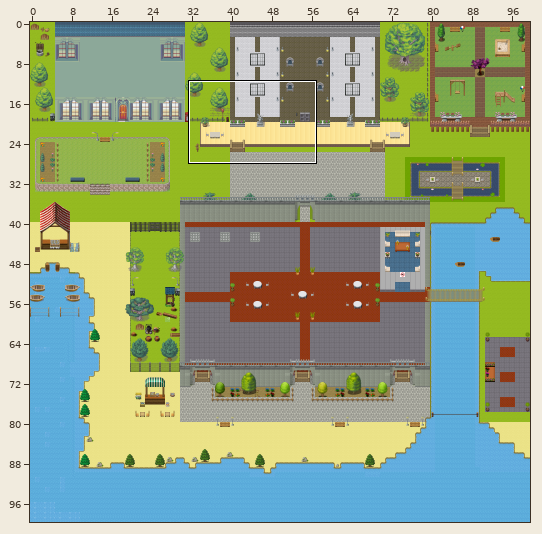
Level history. Tiled map (JSON): a.tmj. The picture above shows the old version from afar; the outline marks the close-up.
Close-up. The starting point:
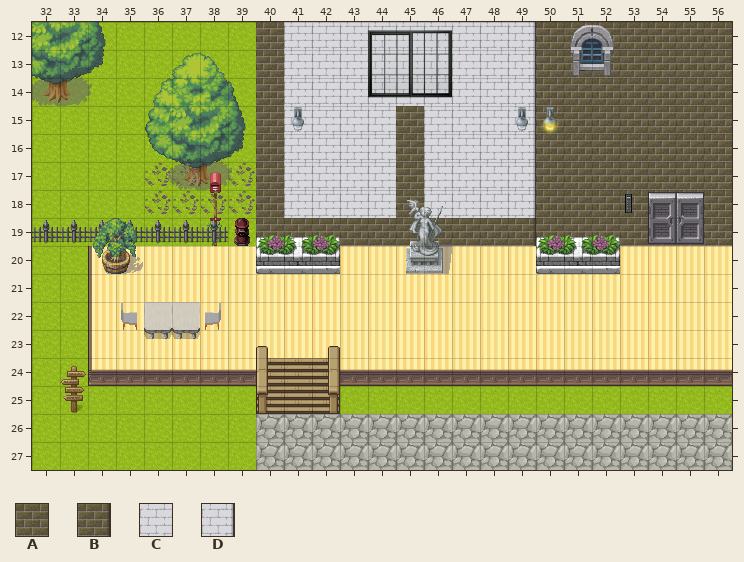
Cells are 32x32 px. Shown: x 32..56, y 12..27. The commit also changed other parts of the map, which this record leaves out.
Key: from "Chunk 2": A 189, B 190, C 191, D 192.
_ is an empty cell, # one hidden under a higher layer.
Layers that did not change in this view are not listed.
Layer "bulding/building" before, first column x 32:
12 ________ACCCCCCCCDAAAAAAA
13 ________ACCCCCCCCDAAAAAAA
14 ________ACCCCCCCCDAAAAAAA
15 ________ACCCCACCCDAAAAAAA
16 ________ACCCCACCCDAAAAAAA
17 ________ACCCCACCCDAAAAAAA
18 ________ACCCCACCCDAAAAAAA
19 ________AAAAAAAAABAAAAAAA
20 __##_____________________
21 _________________________
22 _________________________
23 _________________________
24 _________________________
25 _________________________
26 _________________________
27 _________________________
New version:
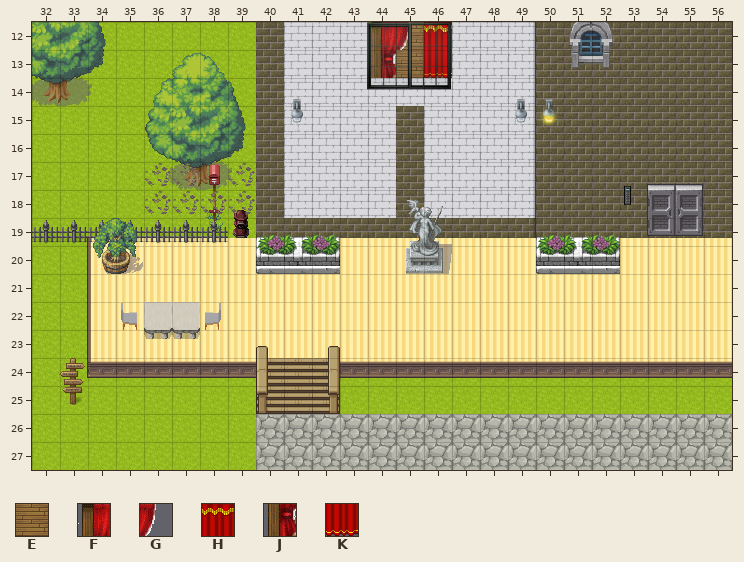
Further tiles: from "Chunk 2": E 177, F 194, G 195, H 196, J 203, K 204.
Edits made:
Changed rows in their new state; . is an unchanged cell.
layer "bulding/window" offset 0,0 -> -1,-9 px
Layer "near meeting room/stairs":
first column x 45:
12 E.
13 EE
Layer "bulding/building":
first column x 44:
12 FGH
13 J_K
